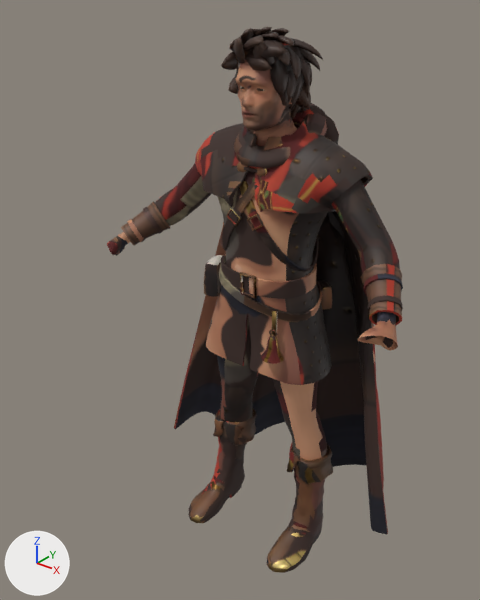
A saved change to the glTF model public/models/rider.glb.
Camera for both pictures: a camera (50 mm lens) standing at (1.204, -1.698, 1.951) and looking at (-0.09, -0.08, 0.948). Lighting does not change. The marker at lower left points along +X, +Y and +Z. The picture after the commit comes second. Vertices at exactly the same position are counted once.

Script lines for the objects in view, before the commit:
```python
me_rider_body = bpy.data.meshes.new('rider_body')
me_rider_body.from_pydata(...)  # 11824 vertices, 21120 faces; spans x -0.57..0.57, y -0.3..0.13, z -0.01..1.83
me_rider_body.materials.append(mat_rider)
me_rider_cloak = bpy.data.meshes.new('rider_cloak')
me_rider_cloak.from_pydata(...)  # 3898 vertices, 7634 faces; spans x -0.532..0.509, y -0.184..0.329, z 0.146..1.599
me_rider_cloak.materials.append(mat_rider)
ob_rider_body = bpy.data.objects.new('rider_body', me_rider_body)
ob_rider_body.location = (0.0, 0.0, 0.0)
ob_rider_cloak = bpy.data.objects.new('rider_cloak', me_rider_cloak)
ob_rider_cloak.location = (0.0, 0.0, 0.0)
```
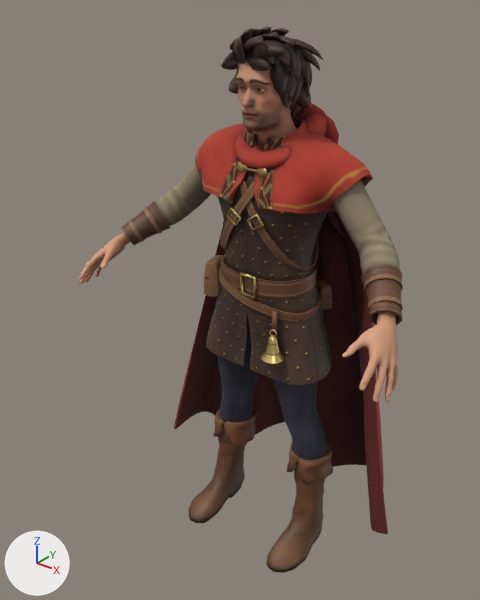
Patch to the scene script:
```diff
--- a/public/models/rider.glb.py
+++ b/public/models/rider.glb.py
@@ me_rider_body @@
 # used by ob_rider_body; location = (0.0, 0.0, 0.0)
-me_rider_body.from_pydata(...)  # 11824 vertices, 21120 faces; spans x -0.57..0.57, y -0.3..0.13, z -0.01..1.83
+me_rider_body.from_pydata(...)  # 13486 vertices, 24519 faces; spans x -0.61..0.61, y -0.39..0.13, z -0.01..1.83
+# me_rider_body part 1: 7 vertices moved within x 0.48..0.52, y -0.3..-0.15, z 1.08..1.16; 162 vertices removed from x 0.4..0.57, y -0.3..0.0, z 1.04..1.28; 1054 vertices added at x 0.47..0.61, y -0.39..-0.15, z 0.96..1.16
+# me_rider_body part 2: 8 vertices moved within x -0.53..-0.48, y -0.3..-0.15, z 1.08..1.16; 160 vertices removed from x -0.57..-0.4, y -0.3..0.0, z 1.04..1.28; 1031 vertices added at x -0.61..-0.47, y -0.39..-0.15, z 0.96..1.16
+# me_rider_body part 3: 84 vertices moved within x -0.08..0.08, y -0.17..-0.02, z 1.58..1.68; 101 vertices removed from x -0.09..0.09, y -0.17..-0.02, z 1.54..1.76
+# me_rider_body part 4: 14757 kept faces spanning x -0.56..0.56, y -0.3..0.13, z -0.01..1.77 get new texture (UV) coordinates
 me_rider_body.materials.append(mat_rider)
@@ me_rider_cloak @@
 me_rider_cloak.from_pydata(...)  # 3898 vertices, 7634 faces; spans x -0.532..0.509, y -0.184..0.329, z 0.146..1.599
 # used by ob_rider_cloak; location = (0.0, 0.0, 0.0)
+# me_rider_cloak part 5: 4449 kept faces spanning x -0.519..0.509, y -0.184..0.316, z 0.146..1.599 get new texture (UV) coordinates
 me_rider_cloak.materials.append(mat_rider)
```

Boxes [x1, y1, x2, y2] around the edits, measured in the pictures (480 x 600 px):
'rider_body', reshaped (9% wider): before [107, 27, 403, 573]; after [79, 27, 403, 573]
part 1 of me_rider_body, built on: before [358, 312, 398, 350]; after [342, 312, 399, 402]
part 2 of me_rider_body, built on (mostly hidden before): before [107, 239, 130, 256]; after [79, 239, 130, 284]
part 3 of me_rider_body, reshaped: before [232, 80, 291, 128]; after [236, 82, 292, 121]
part 4 of me_rider_body, surface changed: [107, 50, 403, 573] in both
part 5 of me_rider_cloak, surface changed: [175, 103, 387, 534] in both
